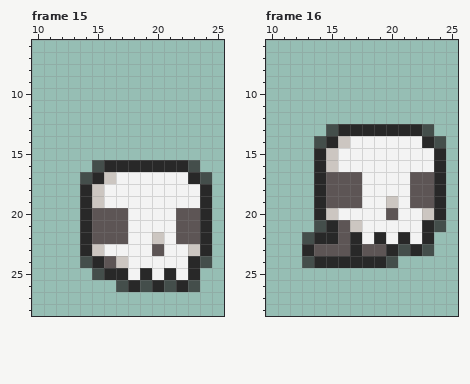
Pixel-art file -- Dungeon/Content/Textures/StalKnight.aseprite. That is the earlier state.
32x32 pixels, 18 frames. Shown: frame 15: x 10..25, y 6..28; frame 16: x 10..25, y 6..28. The commit also changed other frames, which this record leaves out.
The same view after the edit:
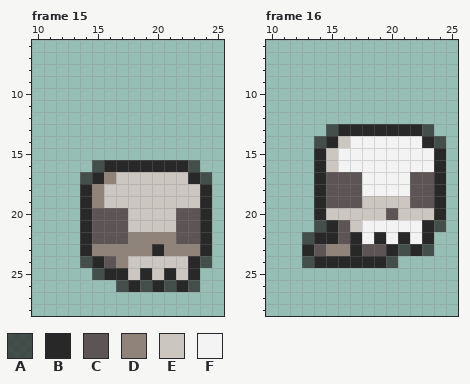
Palette (. is transparent): A #282828bf  B #282828  C #5d5555  D #90847a  E #ccc6c1  F #f3f3f3
Changes in this commit:
Frame 15, layer "StalKnight":
y 17: x 16..22 EFFFFFF -> DEEEEEE
y 18..19: x 15..23 EFFFFFFFF -> DEEEEEEEE
y 20..21: x 18..21 FFFF -> EEEE
y 22: x 18..21 FFEF -> DDDD
y 23: x 15..23 EFFFFCFFE -> DDDDDBDDD
y 24: x 17..22 EFFFFF -> DEEEEE
y 25: x 18 F -> E; x 20 F -> E; x 22 F -> E
Frame 16, layer "StalKnight":
y 19: x 18..19 FF -> EE; x 21 F -> E
y 20: x 16..19 FFFF -> EEEE; x 21..22 FF -> EE
y 23: x 15..16 CC -> DD
